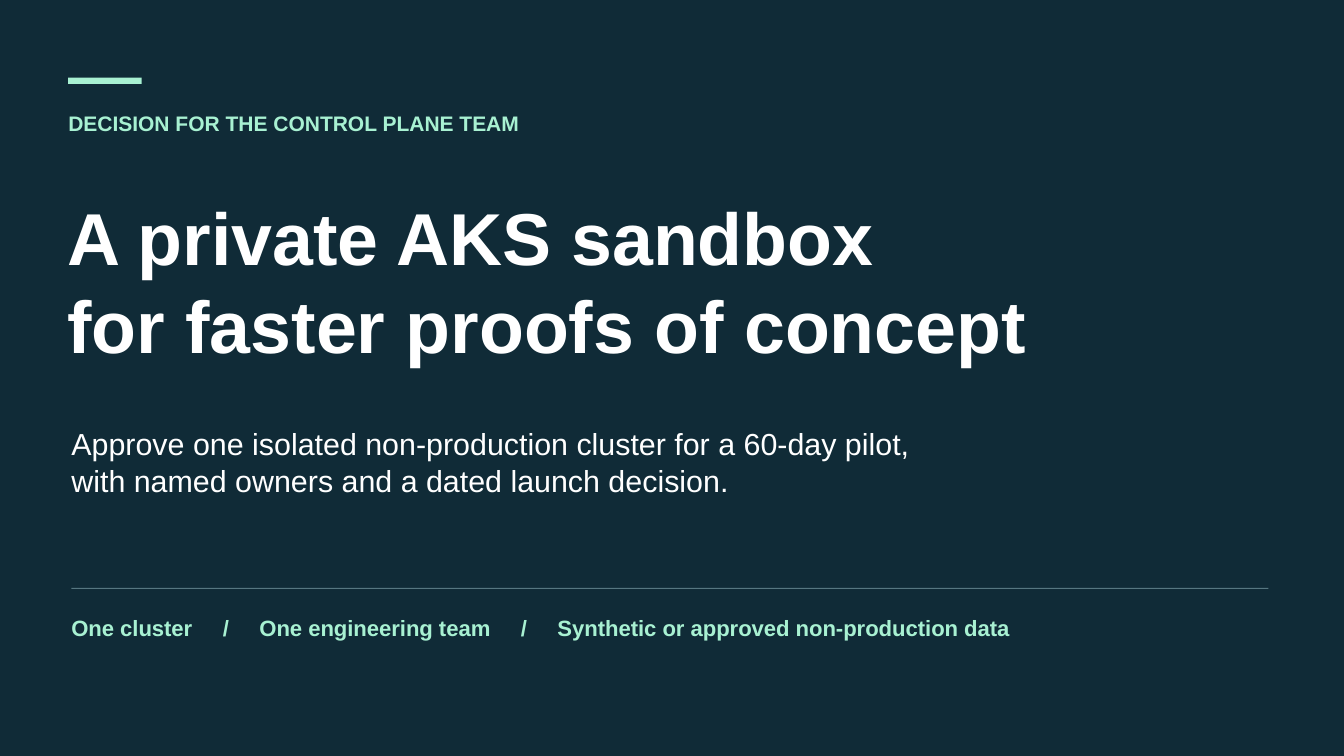
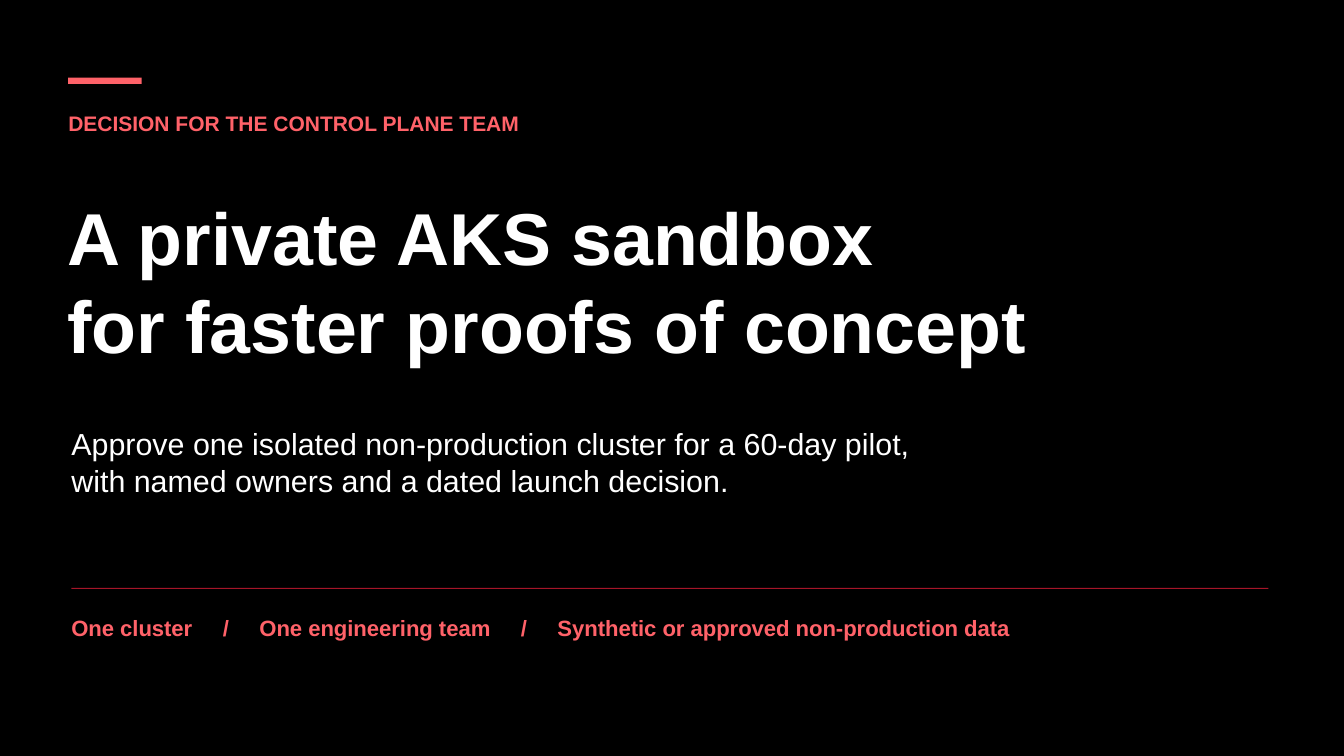
Before and after one commit to davidmarkgardiner/kagent-public, a slide deck: slide 1 of docs/security/policy-delivery-bottleneck/private-aks-sandbox-pilot.pptx. Drawn at 1344x756 pixels with LibreOffice and Linux fonts; fonts in the diff are those of the drawing. Boxes give left, top, right and bottom in pixels: in the first picture for what was removed or moved away, otherwise in the second. Text is boxed around its words. In the diff, an @@ line names an element or a change of style, - is before the commit and + after.

```diff
--- a/docs/security/policy-delivery-bottleneck/private-aks-sandbox-pilot.pptx
+++ b/docs/security/policy-delivery-bottleneck/private-aks-sandbox-pilot.pptx
@@ background #102B37 to #000000 @@
@@ rectangle at [69,78,142,84]: fill #A8F1D2 to #FF6269 @@
@@ text "DECISION FOR THE CONTROL PLANE ..." at [68,116,518,132]: text colour #A8F1D2 to #FF6269 @@
@@ rectangle at [72,588,1269,589]: fill #567680 to #A51528 @@
@@ text "One cluster / One engineering ..." at [71,620,1009,641]: text colour #A8F1D2 to #FF6269 @@
```
Also in this commit, not shown: 10 other slides changed.
